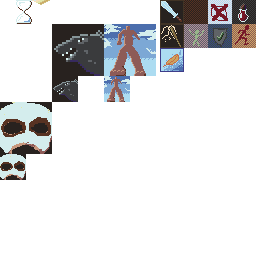
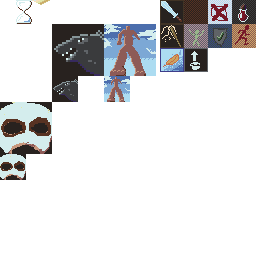
Revision of a layered 256 × 256 image; what changed, layer by layer:
painted on "hud.png" over [184, 48, 208, 72]
